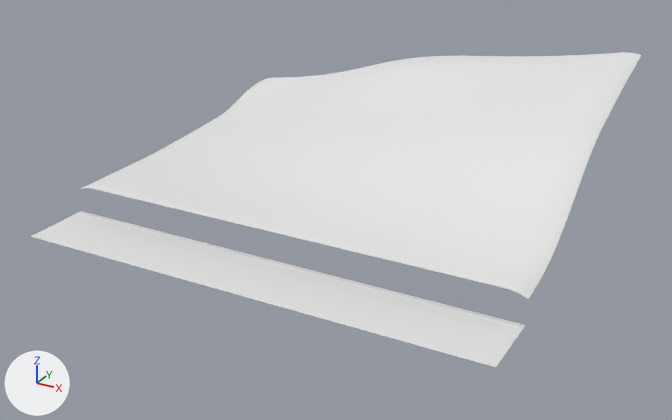
What one commit did to the glTF model public/assets/testmap/terrain_2_2.glb.
Rendered twice from a 50 mm lens placed at (69.0, -53.6, 40.8), pointed at (25.5, 25.5, 1.2). Arrows for +X, +Y and +Z are at lower left; the lights stay in place. The picture after the commit comes second.

In view in the first picture: 'terrain_2_2'.
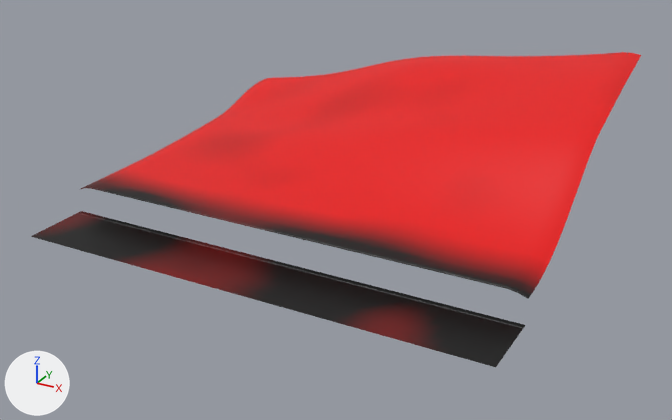
Edits to the scene script, one JSON object a line:
```json
{"op": "add", "block": "mat_terrain_blend", "code": ["mat_terrain_blend = bpy.data.materials.new('terrain_blend')", "# nodes: BsdfPrincipled, Mix, OutputMaterial, VertexColor", "# colours: white #e7e7e7, mixed with the vertex colours"]}
{"block": "me_terrain_2_2", "where": "me_terrain_2_2.from_pydata(...)  # 2397 vertices, 4500 faces; spans x 0.0..50.0, y 7.0..50.0, z 0.0..15.6"}
{"block": "me_terrain_2_2", "where": "# used by ob_terrain_2_2; location = (0.0, 0.0, 0.0)"}
{"block": "me_terrain_2_2", "change": "me_terrain_2_2 part 1: all 900 faces that had it switch from mat_ground_grass (white #e7e7e7) to mat_terrain_blend"}
{"block": "me_terrain_2_2", "change": "me_terrain_2_2 part 2: all 3600 faces that had it switch from mat_ground_forest (white #e7e7e7) to mat_terrain_blend"}
{"block": "me_terrain_2_2", "change": "me_terrain_2_2 part 3: vertex colours changed"}
```

Boxes [x1, y1, x2, y2] around the edits, measured in the pictures (672 x 420 px):
```json
{"part": 1, "of": "me_terrain_2_2", "change": "recoloured", "before": [31, 211, 525, 367], "after": [31, 211, 525, 367], "on screen": "darker"}
{"part": 2, "of": "me_terrain_2_2", "change": "recoloured", "before": [81, 52, 641, 299], "after": [81, 52, 641, 299], "on screen": "darker"}
```
